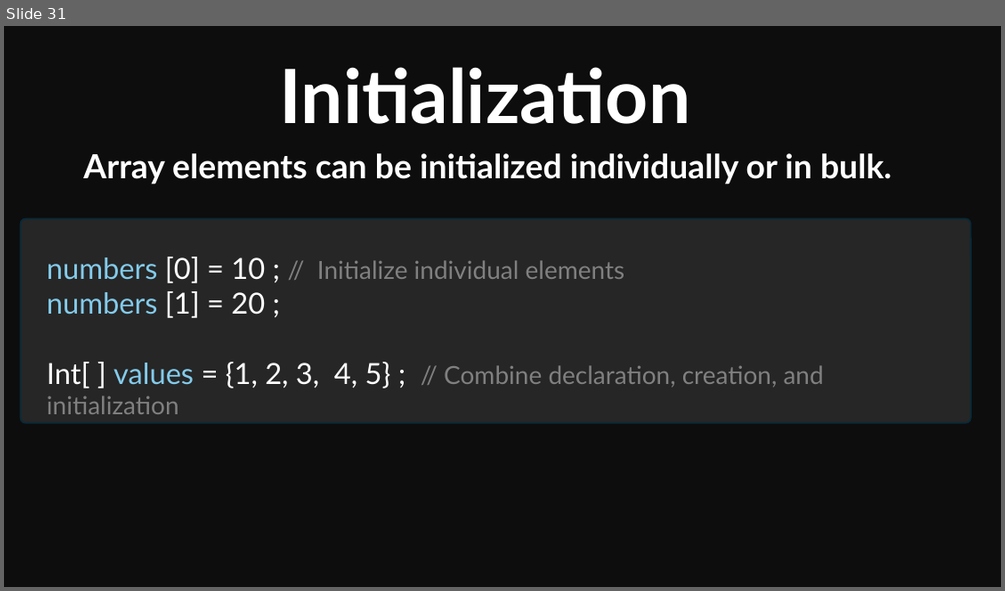
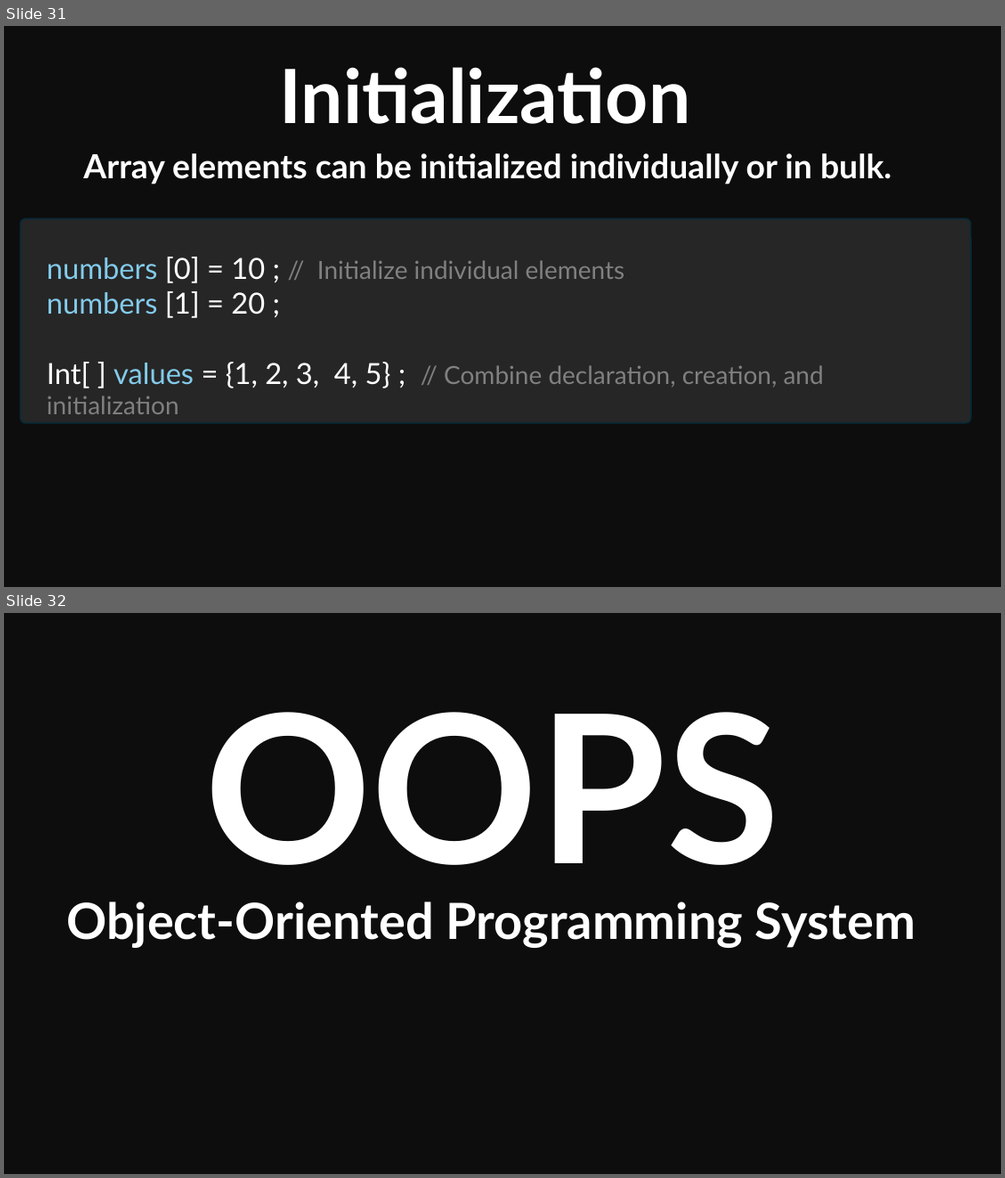
Before and after one commit to Mohitscodiclab/Java_Full_Course, a slide deck: JAVA.pptx. Shown one above the other, each under a label of ours: slide 31 before the commit, slides 31 and 32 after it. The pictures are 1005x591 and 1005x1178 pixels, drawn with LibreOffice and Linux fonts; fonts in the diff are those of the drawing. Boxes give left, top, right and bottom in pixels: in the first picture for what was removed or moved away, otherwise in the second. Text is boxed around its words. In the diff, an @@ line names an element or a change of style, - is before the commit and + after.

```diff
--- a/JAVA.pptx
+++ b/JAVA.pptx
@@ slide 32 added at [4, 613, 1001, 1174], background #0D0D0D @@
@@ text added at [204, 712, 779, 865], 199 pt, text pattern #156082 on #FFFFFF, bold @@
+OOPS
@@ text added at [66, 901, 915, 948], 48 pt, text pattern #156082 on #FFFFFF, bold @@
+Object-Oriented Programming System
```
Also in this commit, not shown: 17 other slides added, 34 other files.
